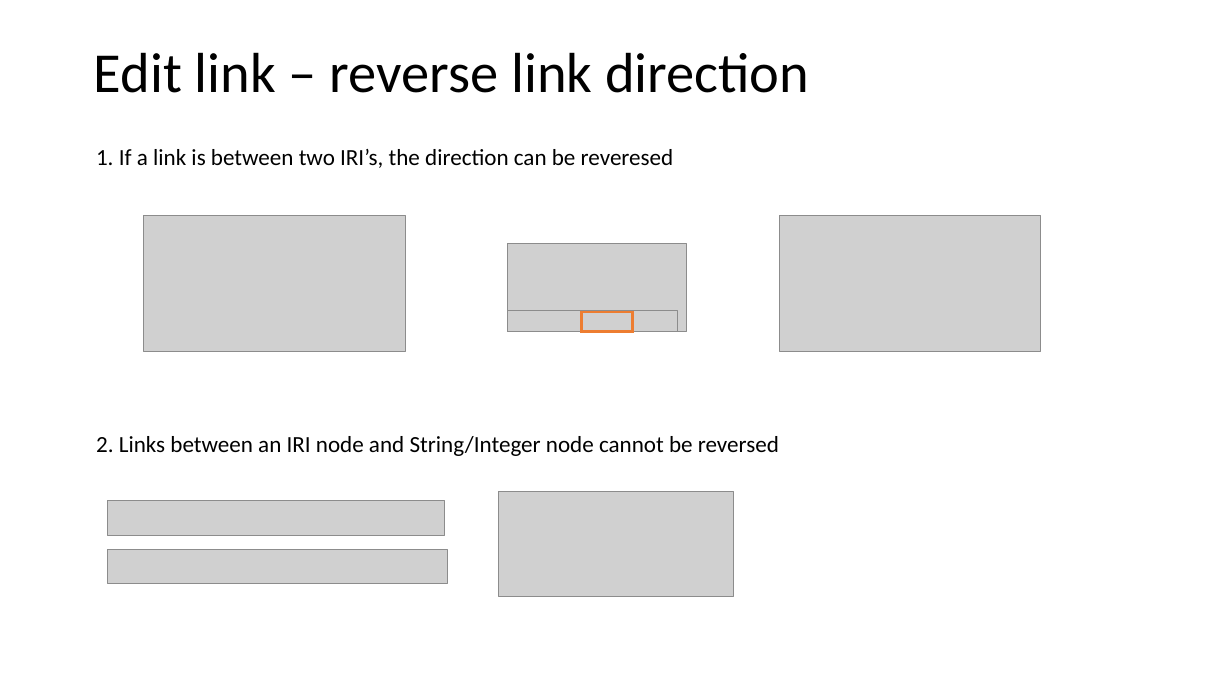
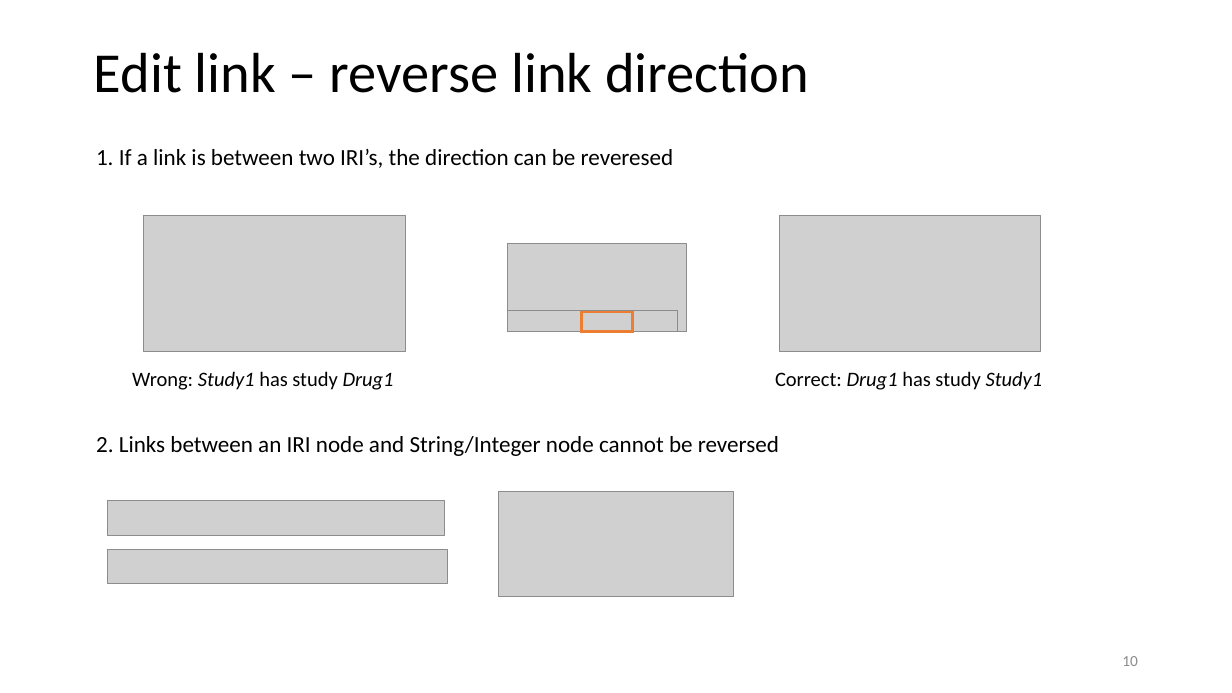
Before and after one commit to phuse-org/LinkedDataWorkshop, a slide deck: slide 10 of EUConnect18/doc/GraphEditor introduction.pptx. Drawn at 1232x693 pixels with LibreOffice and Linux fonts; fonts in the diff are those of the drawing; grey boxes stand for pictures. Boxes give left, top, right and bottom in pixels: in the first picture for what was removed or moved away, otherwise in the second. Text is boxed around its words. In the diff, an @@ line names an element or a change of style, - is before the commit and + after.

```diff
--- a/EUConnect18/doc/GraphEditor introduction.pptx
+++ b/EUConnect18/doc/GraphEditor introduction.pptx
@@ text added at (132, 371, 394, 390), 16 pt, text #000000 @@
+Wrong: Study1 has study Drug1
@@ text added at (775, 371, 1043, 390), 16 pt, text #000000 @@
+Correct: Drug1 has study Study1
@@ page number added at (1122, 656, 1138, 666), 12 pt, text #8C8C8C @@
+10
```
Also in this commit, not shown: 10 other slides changed, 1 other file.
